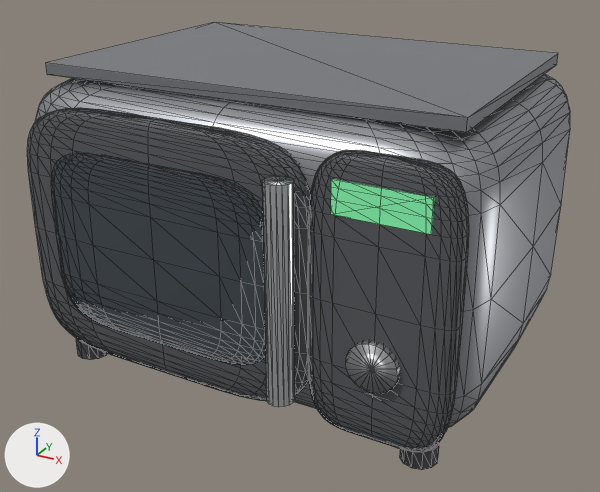
The glTF model public/models/microwave-oven.glb, before and after one commit.
Before and after are seen from a 50 mm lens placed at (0.41, -0.747, 0.498), pointed at (0.007, -0.013, 0.131). The lights are fixed; the arrows at lower left show +X, +Y and +Z. The first picture is the older version. Mesh edges are drawn as thin lines. Vertices at exactly the same position are counted once.

In view in the first picture: 'body', 'dial', 'display', 'door', 'door-window', 'foot.001', 'handle', 'panel', 'vent' and 1 more.
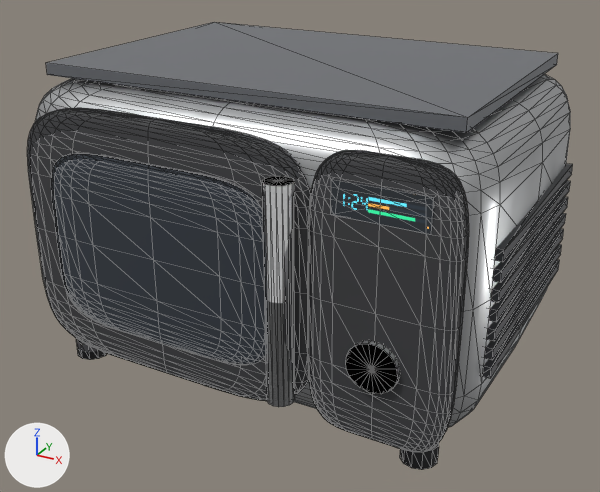
What changed in the scene script:
```text
Change mat_black:
    mat_black.base_color: (0.1, 0.105, 0.115) -> (0.055, 0.058, 0.065)  # dark grey #595b5f -> dark grey #424448
    mat_black.metallic: 0.1 -> 0.05
    mat_black.roughness: 0.55 -> 0.42
Add mat_panelui:
    mat_panelui = bpy.data.materials.new('panelUI')
    # colours: dark grey #303538
    # uses the picture img_image_2
Add mat_chrome:
    mat_chrome = principled_material('chrome')
    mat_chrome.base_color = (0.86, 0.87, 0.88)  # white #eff0f1
    mat_chrome.metallic = 1.0
    mat_chrome.roughness = 0.06
Change me_body:
    where me_body.from_pydata(...)  # 573 vertices, 1056 faces; spans x -0.25..0.25, y -0.172..0.207, z 0.02..0.32
    remove me_body.materials.append(mat_steeldark)  # grey #aaacb1
    add me_body.materials.append(mat_steel)
Change me_door:
    where me_door.from_pydata(...)  # 561 vertices, 1046 faces; spans x -0.218..0.108, y -0.184..-0.156, z 0.038..0.302
    remove me_door.materials.append(mat_black)  # dark grey #595b5f
    add me_door.materials.append(mat_matteblack)  # dark grey #3c3d3f
Change me_handle:
    where me_handle.from_pydata(...)  # 34 vertices, 64 faces; spans x 0.073..0.099, y -0.207..-0.182, z 0.065..0.275
    me_handle part 1: 64 faces spanning x 0.073..0.099, y -0.207..-0.182, z 0.065..0.275 switch from mat_steel (white #e7e8eb) to mat_chrome (white #eff0f1)
Change me_panel:
    where me_panel.from_pydata(...)  # 539 vertices, 1024 faces; spans x 0.104..0.24, y -0.184..-0.156, z 0.038..0.302
    remove me_panel.materials.append(mat_black)  # dark grey #595b5f
    add me_panel.materials.append(mat_matteblack)  # dark grey #3c3d3f
Change me_display:
    where me_display.from_pydata(...)  # 8 vertices, 12 faces; spans x 0.129..0.215, y -0.1845..-0.1745, z 0.25..0.28
    remove me_display.materials.append(mat_led)  # greyish green #455545, glowing green #61c486
    me_display part 2: texture (UV) coordinates changed
    add me_display.materials.append(mat_panelui)
Add ob_side_vent_013:
    ob_side_vent_013 = bpy.data.objects.new('side-vent.013', me_side_vent_013)  # a box spanning x 0.244..0.254, y -0.112..0.148, z 0.206..0.218; in mat_black (dark grey #424448)
    ob_side_vent_013.location = (0.0, 0.0, 0.0)
Add ob_side_vent_011:
    ob_side_vent_011 = bpy.data.objects.new('side-vent.011', me_side_vent_011)  # a box spanning x 0.244..0.254, y -0.112..0.148, z 0.188..0.198; in mat_black (dark grey #424448)
    ob_side_vent_011.location = (0.0, 0.0, 0.0)
Add ob_side_vent_009:
    ob_side_vent_009 = bpy.data.objects.new('side-vent.009', me_side_vent_009)  # a box spanning x 0.244..0.254, y -0.112..0.148, z 0.168..0.18; in mat_black (dark grey #424448)
    ob_side_vent_009.location = (0.0, 0.0, 0.0)
Add ob_side_vent_007:
    ob_side_vent_007 = bpy.data.objects.new('side-vent.007', me_side_vent_007)  # a box spanning x 0.244..0.254, y -0.112..0.148, z 0.15..0.16; in mat_black (dark grey #424448)
    ob_side_vent_007.location = (0.0, 0.0, 0.0)
Add ob_side_vent_005:
    ob_side_vent_005 = bpy.data.objects.new('side-vent.005', me_side_vent_005)  # a box spanning x 0.244..0.254, y -0.112..0.148, z 0.13..0.142; in mat_black (dark grey #424448)
    ob_side_vent_005.location = (0.0, 0.0, 0.0)
Add ob_side_vent_003:
    ob_side_vent_003 = bpy.data.objects.new('side-vent.003', me_side_vent_003)  # a box spanning x 0.244..0.254, y -0.112..0.148, z 0.112..0.122; in mat_black (dark grey #424448)
    ob_side_vent_003.location = (0.0, 0.0, 0.0)
Add ob_side_vent_001:
    ob_side_vent_001 = bpy.data.objects.new('side-vent.001', me_side_vent_001)  # a box spanning x 0.244..0.254, y -0.112..0.148, z 0.092..0.104; in mat_black (dark grey #424448)
    ob_side_vent_001.location = (0.0, 0.0, 0.0)
```

Location of each change, (x1, y1, x2, y2) in pixels of the pictures (600 x 492 px):
'body', recoloured
    both: (37, 79, 570, 427)
'panel', recoloured, surface changed
    both: (308, 150, 469, 452)
'door', recoloured, surface changed
    both: (27, 108, 311, 401)
'display', recoloured, surface changed (green to black)
    both: (331, 179, 435, 235)
'side-vent.013', added
    after: (495, 163, 573, 262)
'side-vent.011', added
    after: (493, 181, 570, 283)
'side-vent.009', added
    after: (491, 197, 568, 303)
'side-vent.007', added
    after: (489, 213, 566, 322)
'side-vent.005', added
    after: (486, 229, 564, 341)
'side-vent.003', added
    after: (484, 245, 562, 360)
'side-vent.001', added
    after: (482, 260, 560, 378)
part 1 of me_handle, recoloured
    both: (262, 176, 295, 407)
